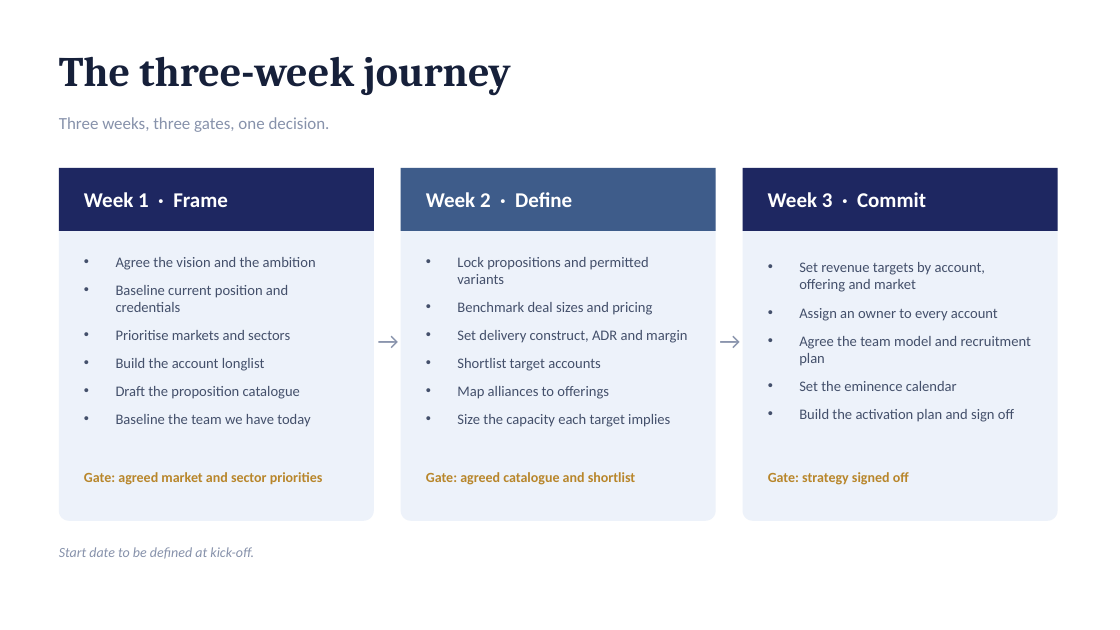
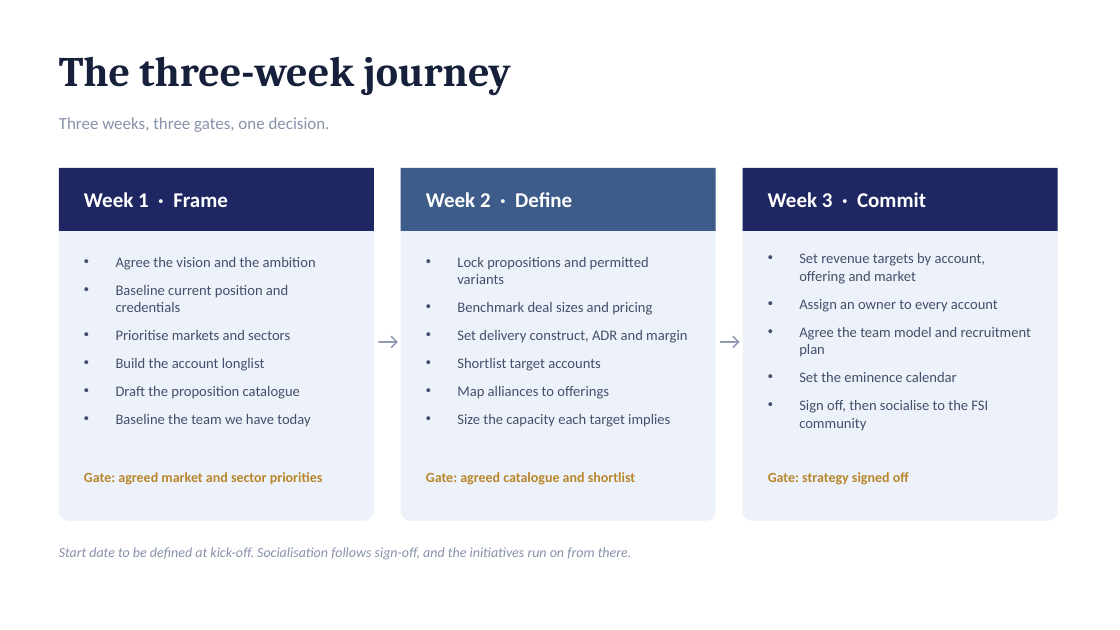
Before and after one commit to dhajjar-cyber/bae, a slide deck: slide 25 of FSI strategy/EAI&D-FSI-Strategy-Development-Plan.pptx. Drawn at 1120x630 pixels with LibreOffice and Linux fonts; fonts in the diff are those of the drawing. Boxes give left, top, right and bottom in pixels: in the first picture for what was removed or moved away, otherwise in the second. Text is boxed around its words. In the diff, an @@ line names an element or a change of style, - is before the commit and + after.

```diff
--- a/FSI strategy/EAI&D-FSI-Strategy-Development-Plan.pptx
+++ b/FSI strategy/EAI&D-FSI-Strategy-Development-Plan.pptx
@@ text at <box>799,400,988,430</box>: text changed @@
-• Build the activation plan and sign off
+• Sign off, then socialise to the FSI community
@@ text at <box>59,547,632,560</box>: text changed @@
-Start date to be defined at kick-off.
+Start date to be defined at kick-off. Socialisation follows sign-off, and the initiatives run on from there.
```
Also in this commit, not shown: 2 other slides changed, 2 other files.
